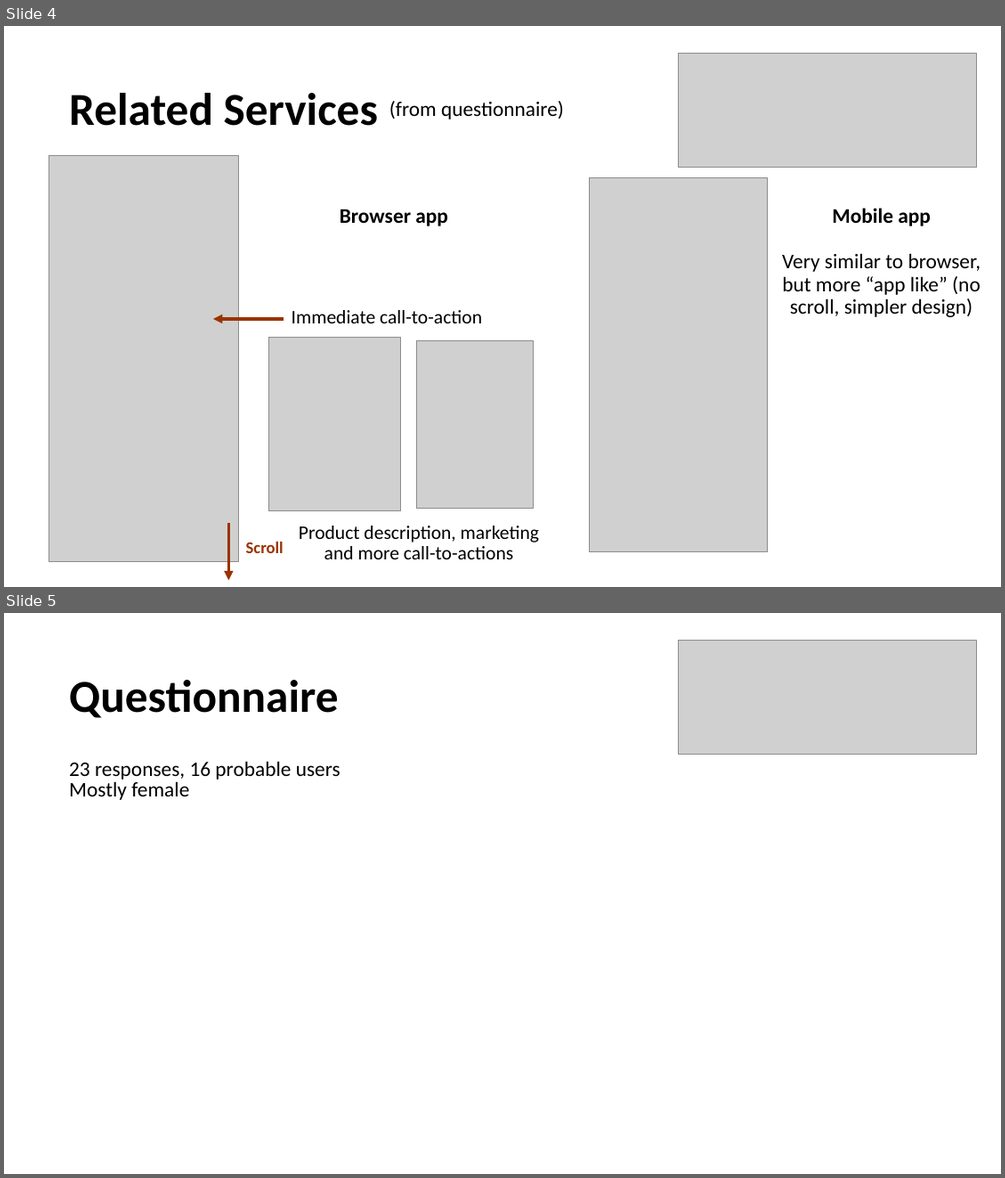
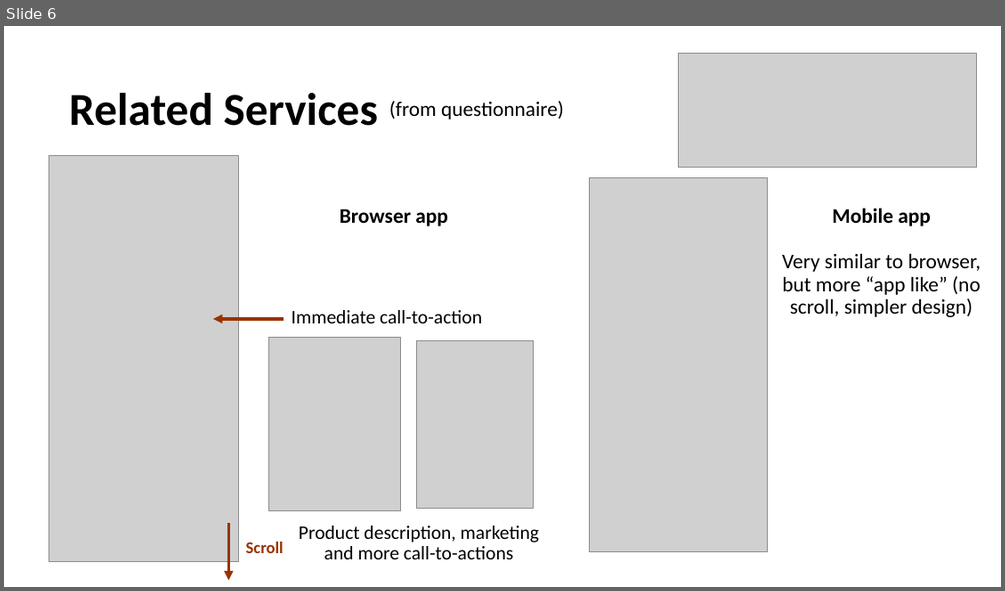
Before and after one commit to guilhermewastaken/HCI, a slide deck: IPC.pptx. Shown one above the other, each under a label of ours: slides 4 and 5 before the commit, slide 6 after it. The pictures are 1005x1178 and 1005x591 pixels, drawn with LibreOffice and Linux fonts; fonts in the diff are those of the drawing; grey boxes stand for pictures. Boxes give left, top, right and bottom in pixels: in the first picture for what was removed or moved away, otherwise in the second. Text is boxed around its words. In the diff, an @@ line names an element or a change of style, - is before the commit and + after.

```diff
--- a/IPC.pptx
+++ b/IPC.pptx
@@ slide 5 removed at (4,613,1001,1174), background #FFFFFF @@
@@ picture removed at (679,640,976,755) @@
@@ text removed at (69,680,338,718) @@
-Questionnaire
@@ text removed at (69,761,340,779) @@
-23 responses, 16 probable users
@@ text removed at (69,779,189,800) @@
-Mostly female
@@ what was slide 4 is now slide 6 @@
```
Also in this commit, not shown: 2 slides added.
